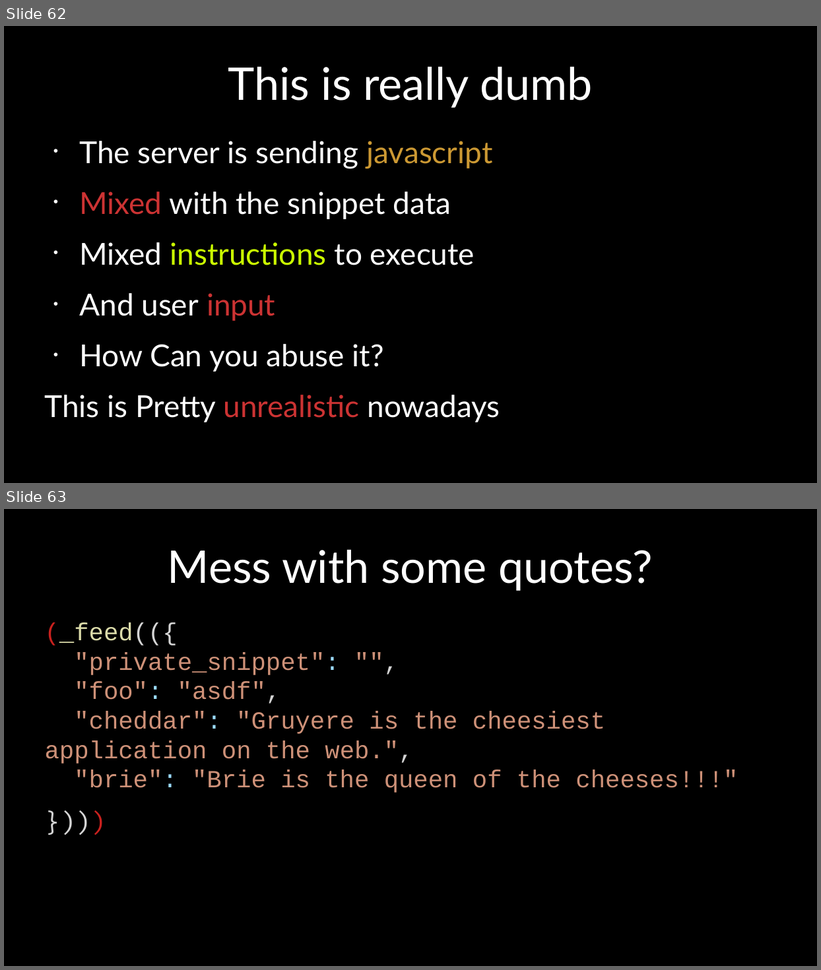
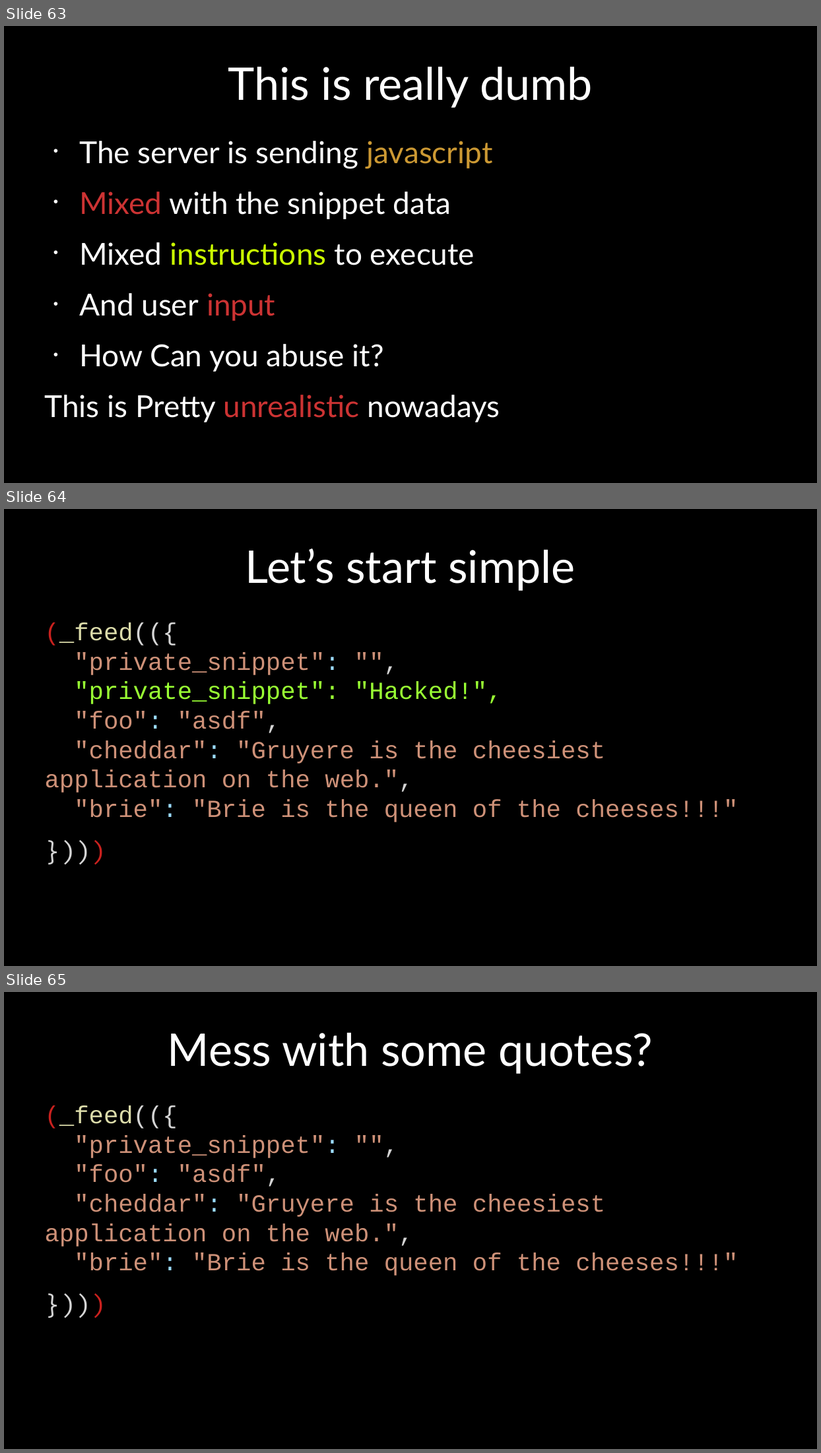
Before and after one commit to bcc-code/buk-tech-hack, a slide deck: presentation.odp. Shown one above the other, each under a label of ours: slides 62 and 63 before the commit, slides 63, 64 and 65 after it. The pictures are 821x970 and 821x1453 pixels, drawn with LibreOffice and Linux fonts; fonts in the diff are those of the drawing; background and template pictures are left out. Boxes give left, top, right and bottom in pixels: in the first picture for what was removed or moved away, otherwise in the second. Text is boxed around its words. In the diff, an @@ line names an element or a change of style, - is before the commit and + after.

```diff
--- a/presentation.odp
+++ b/presentation.odp
@@ slide 64 added at <box>4,509,817,966</box>, background #000000 @@
@@ title added at <box>246,549,575,591</box>, 44 pt, text #FFFFFF @@
+Let’s start simple
@@ text added at <box>45,623,738,823</box>, 24 pt, text #CE9178 @@
+(_feed(({
+"private_snippet": "",
+"private_snippet": "Hacked!",
+"foo": "asdf",
+"cheddar": "Gruyere is the cheesiest application on the web.",
+"brie": "Brie is the queen of the cheeses!!!"
+})))
@@ what was slide 62 is now slide 63 @@
@@ what was slide 63 is now slide 65 @@
```
Also in this commit, not shown: 1 slide changed, 5 other slides added, 2 slides removed, 1 other file.
